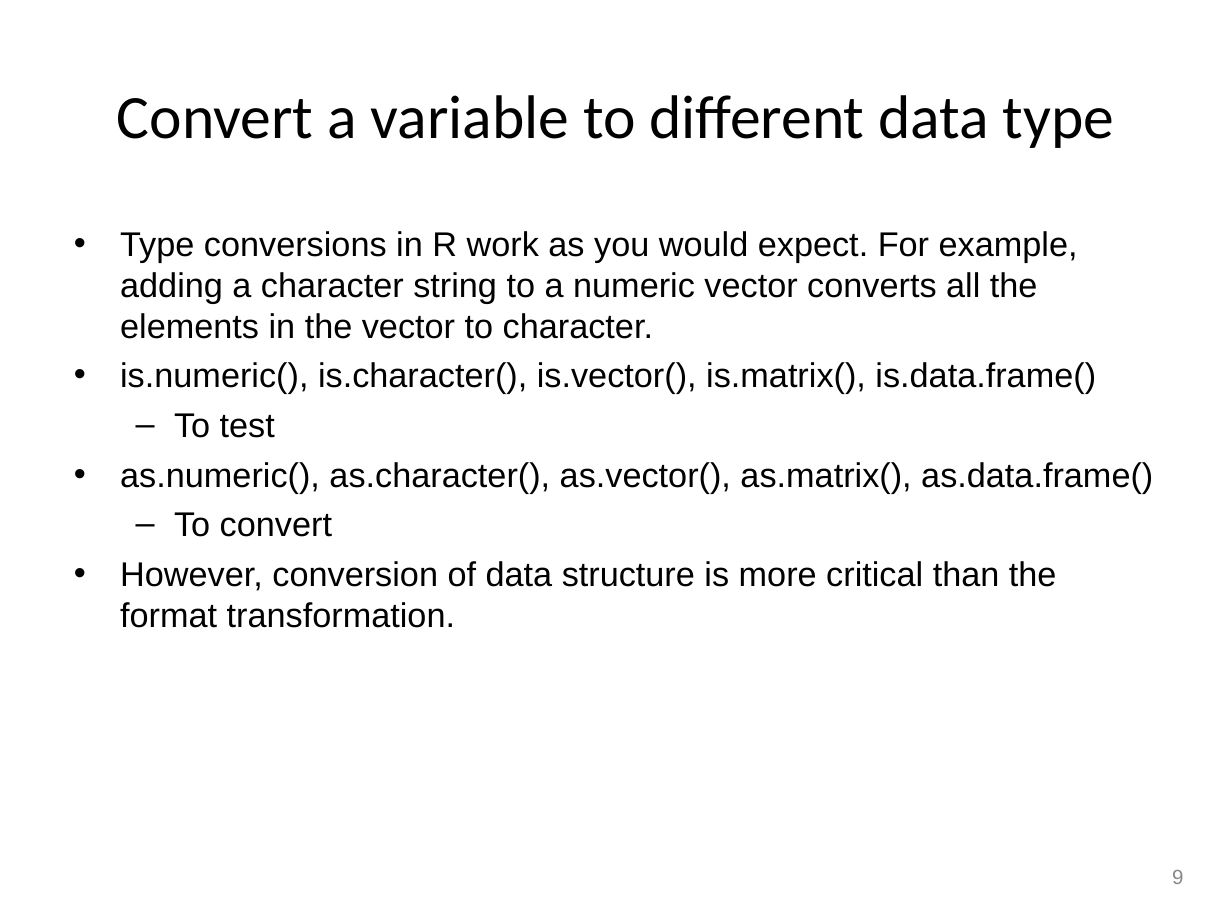
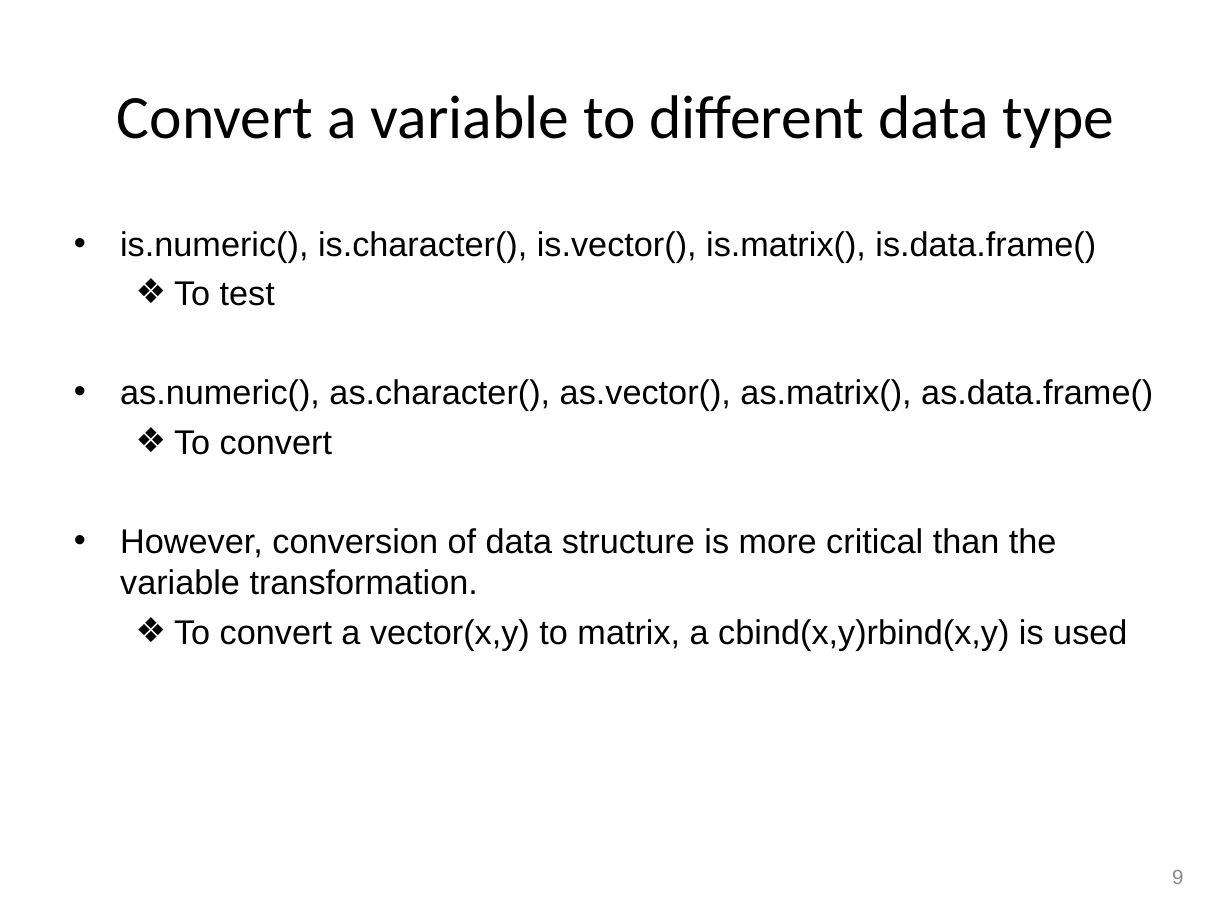
Before and after one commit to perrajuv/Data_Analysis_in_R, a slide deck: slide 9 of R_Tutorial/presentation/R_Tutorial.ppt. Drawn at 1232x924 pixels with LibreOffice and Linux fonts; fonts in the diff are those of the drawing; background and template pictures are left out. Boxes give left, top, right and bottom in pixels: in the first picture for what was removed or moved away, otherwise in the second. Text is boxed around its words. In the diff, an @@ line names an element or a change of style, - is before the commit and + after.

```diff
--- a/R_Tutorial/presentation/R_Tutorial.ppt
+++ b/R_Tutorial/presentation/R_Tutorial.ppt
@@ text at bbox=[120, 231, 1078, 339]: paragraph removed @@
-• Type conversions in R work as you would expect. For example, adding a character string to a numeric vector converts all the elements in the vector to character.
@@ text at bbox=[174, 281, 332, 455]: bullet – to ❖ @@
@@ text at bbox=[120, 528, 1127, 650]: text changed @@
-• However, conversion of data structure is more critical than the format transformation.
+• However, conversion of data structure is more critical than the variable transformation.
+  ❖ To convert a vector(x,y) to matrix, a cbind(x,y)rbind(x,y) is used
```
Also in this commit, not shown: 8 other slides changed, 20 other files.
